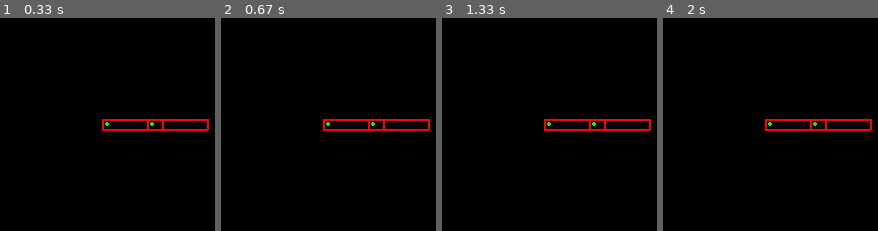
Above: before the commit, frames 1-4 (left to right).
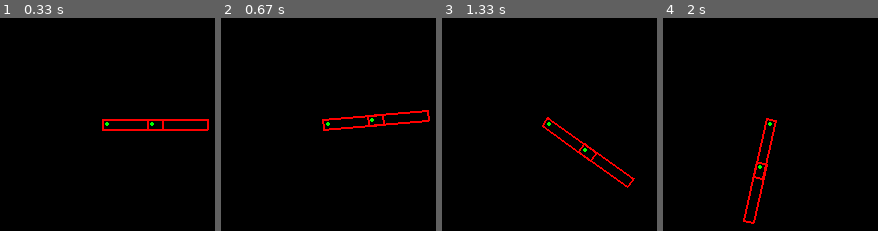
Above: after the commit, the same moments.

Repository: DoYouEvenStackSmash/planning-algorithms-exercises
Game: pygame game, started from src/pygame-prep/kinematic-chain/kinematic-chain.py
The game is run twice, just before and just after one commit, with the same random seed, the same clock (stepped at 60 frames per second) and the same inputs.
Inputs (mouse positions are in pixels of both pictures, inside the frame that each line leads up to):
- Up to frame 1 (0.33 s): no input
- Up to frame 2 (0.67 s): click (outside the picture) at 0.38 s
- Up to frame 3 (1.33 s): press the mouse at (outside the picture) at 0.7 s; move the mouse to (outside the picture) at 0.8 s; release the mouse at (outside the picture) at 0.93 s; press the mouse at (outside the picture) at 1.03 s; move the mouse to (540, 109) at 1.13 s; release the mouse at (outside the picture) at 1.27 s
- Up to frame 4 (2 s): click (776, 177) at 1.38 s; click (699, 20) at 1.72 s

Frame 1 is identical in both runs. In frame 2, 1.7% of the frame differs, in the area x 46-98%, y 43-54%; in frame 3, 1.9%; in frame 4, 2.1%, in the area x 37-98%, y 46-97%.

Commit message:
added rotation of a chain

Diff:
--- a/src/pygame-prep/kinematic-chain/chain_link.py
+++ b/src/pygame-prep/kinematic-chain/chain_link.py
@@ -25,8 +25,17 @@
   def get_point_set(self):
     return self.point_set
 
+  def set_point_set(self, point_set):
+    self.point_set = point_set
+
   def get_origin(self):
     return self.origin
+
+  def set_origin(self, origin):
+    self.origin = origin
+
+  def set_rad_angle(self, rad_angle):
+    self.rad_angle = rad_angle
 
   def get_end_member(self):
     e_x, e_y = self.origin.get_coord()
@@ -38,6 +47,9 @@
     y = np.sin(self.rad_angle) * self.link_len
     return (x + x_o, y + y_o)
 
+  def get_rad_angle(self):
+    return self.rad_angle
+
 # radius = linkage_len
 # chord_len = distance_to_target
 # center_angle = np.arcsin(chord_len / 2 * radius)
--- a/src/pygame-prep/kinematic-chain/kinematic-chain.py
+++ b/src/pygame-prep/kinematic-chain/kinematic-chain.py
@@ -31,6 +31,53 @@
   new_link = Link(origin, link_len, 0, point_set)
   return new_link
 
+def get_cc_rotation_matrix(rad_theta):
+  return np.array([[np.cos(rad_theta), -np.sin(rad_theta)], [np.sin(rad_theta), np.cos(rad_theta)]])
+
+def rotate_point_set(origin, point_set, rotation_matrix):
+  new_point_set = []
+  x_o, y_o = origin.get_coord()
+  for p in range(len(point_set)):
+    lp_x, lp_y = point_set[p].get_coord()
+    step = np.matmul(rotation_matrix, np.array([[lp_x - x_o], [lp_y - y_o]]))
+    new_point_set.append(Point(step[0][0] + x_o, step[1][0] + y_o))
+  return new_point_set
+
+def rotate_link(origin, target_link, rotation_matrix):
+  target_link.set_point_set(rotate_point_set(origin, target_link.get_point_set(), rotation_matrix))
+  target_link.set_origin(rotate_point_set(origin, [target_link.get_origin()], rotation_matrix)[0])
+
+
+
+def rotation(screen, link_base, link_chain, target_point):
+  t_x, t_y = target_point
+  o_x, o_y = link_base.get_origin().get_coord()
+  base_rad = link_base.get_rad_angle()
+  target_rad = np.arctan2(t_y - o_y, t_x - o_x)
+
+  rotation = target_rad - base_rad
+  if rotation > np.pi:
+    rotation = rotation - (2 * np.pi)
+  if rotation < -np.pi:
+    rotation = rotation + 2 * (np.pi)
+
+  moves = abs(rotation * 180 / np.pi)
+
+  if int(moves) == 0:
+    moves = 1
+
+  step_rad = rotation / int(moves)
+  orig = link_base.get_origin()
+  cc_rotation_matrix = get_cc_rotation_matrix(step_rad)
+  for i in range(int(moves)):
+    for j in range(len(link_chain)):
+      rotate_link(orig, link_chain[j], cc_rotation_matrix)
+    draw_frame(screen, link_chain)
+    time.sleep(0.01)
+
+  link_base.set_rad_angle(target_rad)
+
+
 def main():
 
   pygame.init()
@@ -41,7 +88,7 @@
   link_1 = create_link(origin, l, w, 45)
   x, y = link_1.get_end_point()
   link_2 = create_link(Point(x,y), l, w, 45)
-
+  link_chain = [link_1, link_2]
   # back_two = [Point(origin.x - l/10, origin.y - w/2), Point(origin.x - l/10, origin.y + w/2)]
   # front_two = [Point(origin.x + l + 5, origin.y - w/2), Point(origin.x + l + 5, origin.y + w/2)]
   # point_set = [back_two[0], front_two[0], front_two[1], back_two[1]]
@@ -50,12 +97,14 @@
   # b = []
   # for i in a:
   #   b.append(i.get_coord())
-  draw_frame(screen, [link_1, link_2])
+  draw_frame(screen, link_chain)
   # draw_polygon(screen, b)
   # draw_dot(screen, link_1.get_origin())
 
   while 1:
     for event in pygame.event.get():
       if event.type ==pygame.QUIT: sys.exit()
+      if event.type == pygame.MOUSEBUTTONUP:
+        rotation(screen, link_1, link_chain, pygame.mouse.get_pos())
 
 main()
